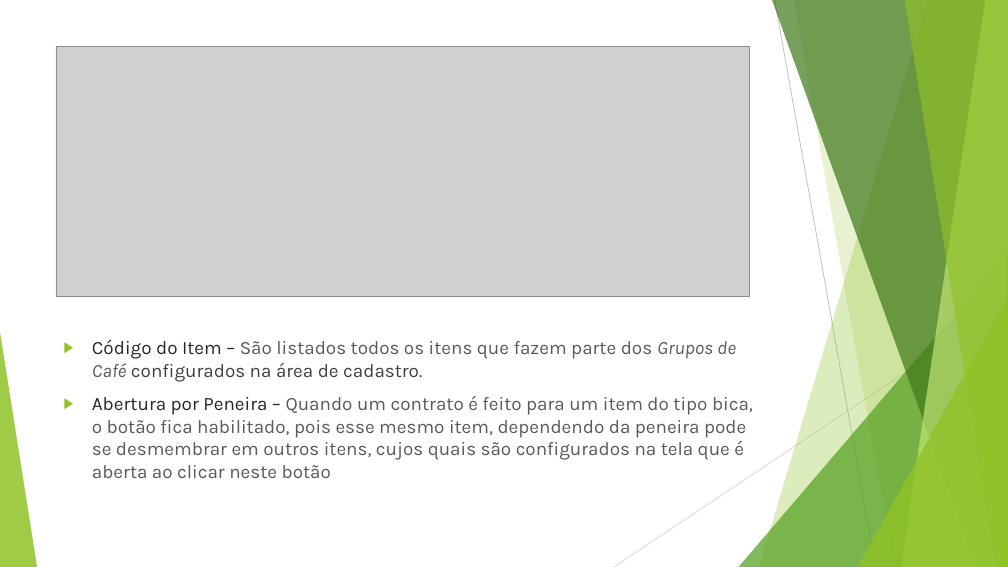
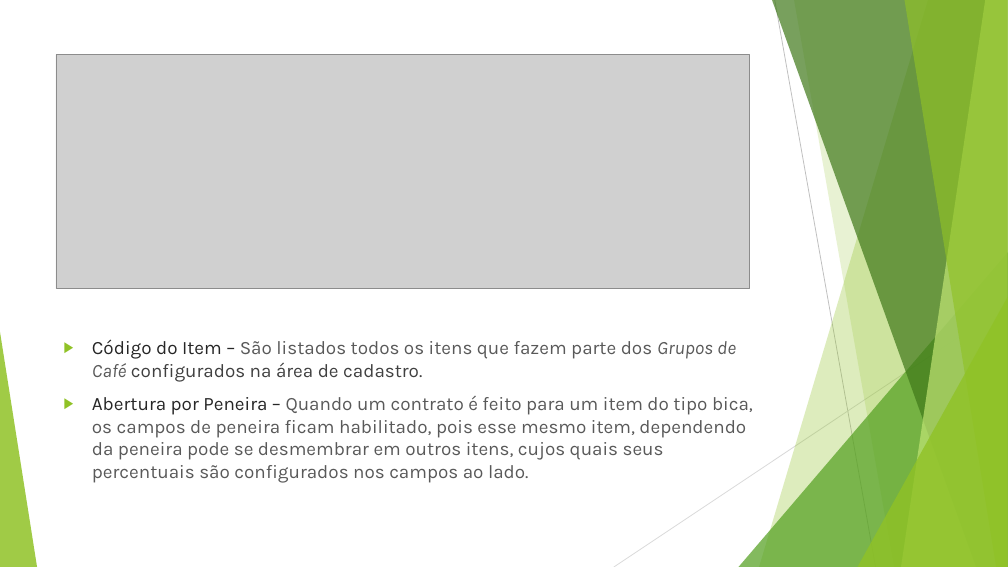
Before and after one commit to alessandromunizmagalhaes/CafebrasContratos, a slide deck: slide 10 of Documentação/Manual de Uso.pptx. Drawn at 1008x567 pixels with LibreOffice and Linux fonts; fonts in the diff are those of the drawing; grey boxes stand for pictures. Boxes give left, top, right and bottom in pixels: in the first picture for what was removed or moved away, otherwise in the second. Text is boxed around its words. In the diff, an @@ line names an element or a change of style, - is before the commit and + after.

```diff
--- a/Documentação/Manual de Uso.pptx
+++ b/Documentação/Manual de Uso.pptx
@@ picture: place and size @@
-picture at (56, 46, 749, 296)
+picture at (56, 54, 749, 289)
@@ text at (92, 396, 753, 483): text changed @@
-▶ Abertura por Peneira – Quando um contrato é feito para um item do tipo bica, o botão fica habilitado, pois esse mesmo item, dependendo da peneira pode se desmembrar em outros itens, cujos quais são configurados na tela que é aberta ao clicar neste botão
+▶ Abertura por Peneira – Quando um contrato é feito para um item do tipo bica, os campos de peneira ficam habilitado, pois esse mesmo item, dependendo da peneira pode se desmembrar em outros itens, cujos quais seus percentuais são configurados nos campos ao lado.
```
Also in this commit, not shown: 2 other slides changed, 24 other files.
